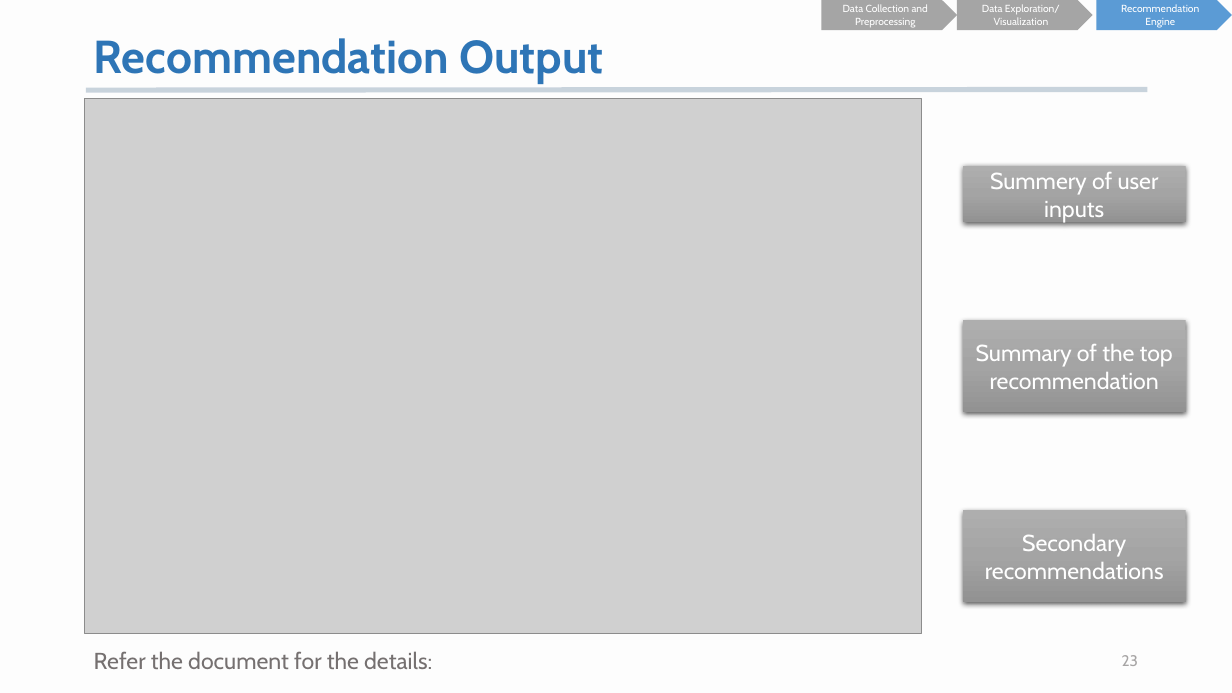
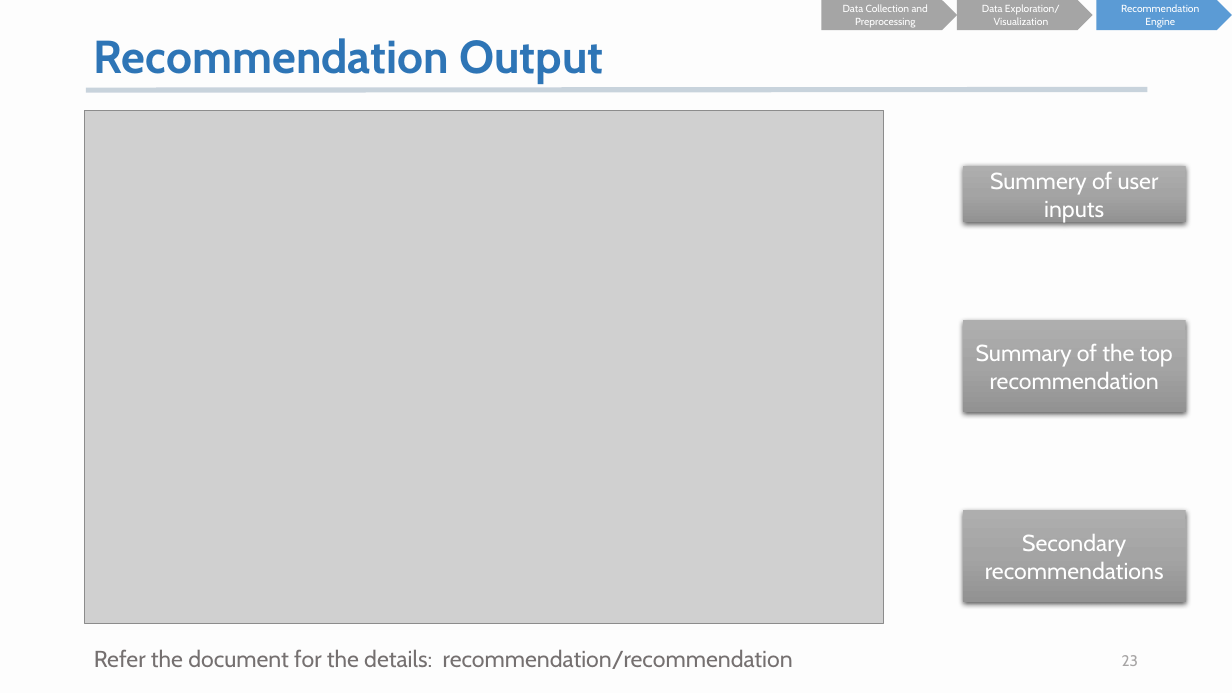
Before and after one commit to K-AlfredIwasaki/job_hunting_made_easy, a slide deck: slide 23 of startup_db_recommendation.pptx. Drawn at 1232x693 pixels with LibreOffice and Linux fonts; fonts in the diff are those of the drawing; grey boxes stand for pictures. Boxes give left, top, right and bottom in pixels: in the first picture for what was removed or moved away, otherwise in the second. Text is boxed around its words. In the diff, an @@ line names an element or a change of style, - is before the commit and + after.

```diff
--- a/startup_db_recommendation.pptx
+++ b/startup_db_recommendation.pptx
@@ picture: place and size @@
-picture at <box>85,99,921,634</box>
+picture at <box>85,110,884,623</box>
@@ text at <box>94,649,793,669</box>: text changed @@
-Refer the document for the details:
+Refer the document for the details: recommendation/recommendation
```
Also in this commit, not shown: 8 other slides changed, 2 slides removed, 4 other files.
